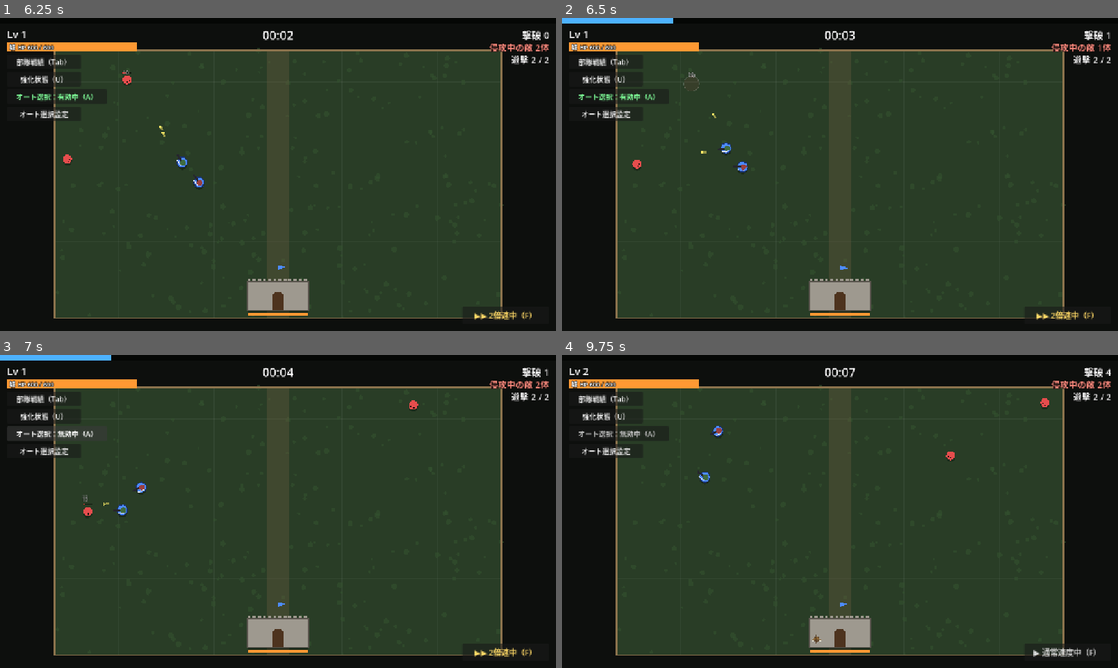
Above: before the commit, frames 1-4 (two rows, left to right).
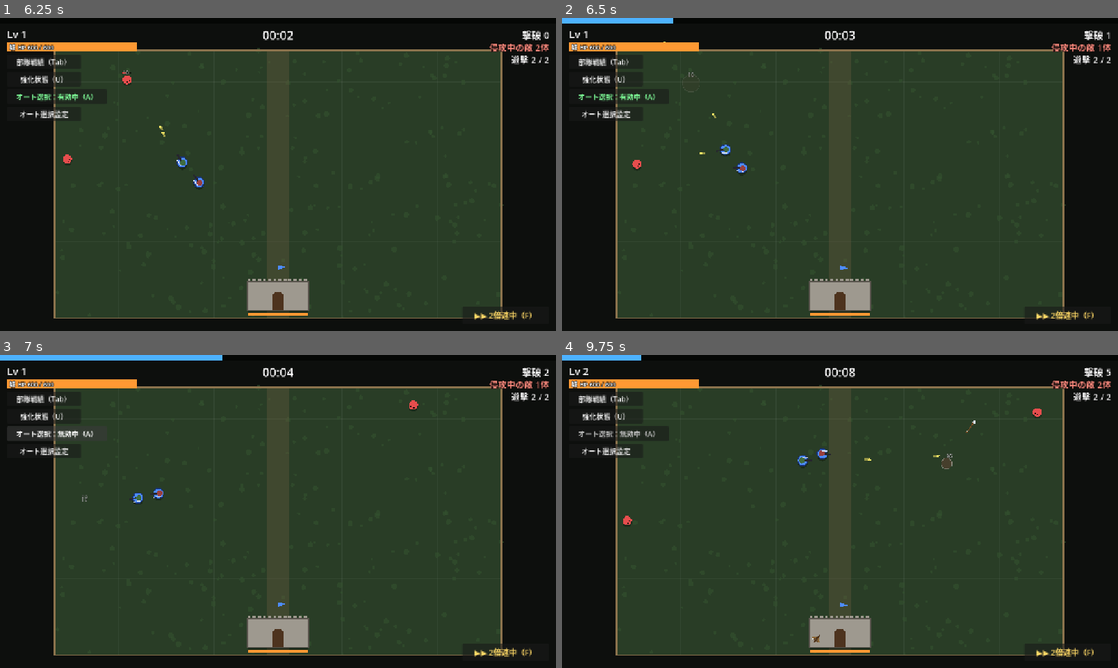
Above: after the commit, the same moments.

Repository: sukepuu/vgnfhusi4v3128904cmtu31
Game: Godot game, scene res://scenes/main.tscn
The game is run twice, just before and just after one commit, with the same random seed, the same clock (stepped at 60 frames per second) and the same inputs.
Inputs:
- Up to frame 1 (6.25 s): click "部隊戦績（Tab）" at 0.5 s; click "強化状態（U）" at 1.25 s; click "オート選択：無効中（A）" at 2 s; click "オート選択設定" at 2.75 s; click "▶ 通常速度中（F）" at 3.5 s; click "閉じる（Tab）" at 4.25 s; tap Enter at 5 s; tap R at 5.1 s; hold A from 5.78 s (still down); tap F at 5.85 s
- Up to frame 2 (6.5 s): keep holding A
- Up to frame 3 (7 s): release A at 6.5 s; click "オート選択：有効中（A）" at 6.5 s
- Up to frame 4 (9.75 s): tap 1 at 7.35 s; click "▶▶ 2倍速中（F）" at 8 s; click "[1] 【城】バリスタ (NEW!) 城にバリスタを設置。…" at 8.75 s; tap 2 at 9.6 s

Frame 1 is identical in both runs. In frame 2, 0.1% of the frame differs, in the area x 18-34%, y 7-50%; in frame 3, 0.6%; in frame 4, 1.0%, in the area x 0-99%, y 0-97%.

Commit message:
Enemy HP stays x1 until spawn rate caps, then grows +3.5 per minute
Co-Authored-By: Claude Opus 5.5 <noreply@anthropic.com>
Claude-Session: https://claude.ai/code/session_011NyugcHQ7VLrKVd7aaRyr2

Diff:
--- a/auto_soldier/scripts/main.gd
+++ b/auto_soldier/scripts/main.gd
@@ -532,7 +532,7 @@
 
 func _update_spawning(delta: float) -> void:
 	# 時間とともに出現ペースが上がる
-	var rate := minf(0.8 + elapsed * 0.018, 11.0)
+	var rate := minf(SPAWN_BASE + elapsed * SPAWN_GROWTH, SPAWN_MAX)
 	_spawn_acc += rate * delta
 	while _spawn_acc >= 1.0:
 		_spawn_acc -= 1.0
@@ -625,13 +625,20 @@
 	return Vector2(MAP_RECT.end.x - m, y)
 
 
-## 敵のHP倍率が1分ごとに増える量（増え方はずっと一定）
-const HP_PER_MIN := 2.1
-
-
-## 敵のHP倍率。時間に比例して一定のペースで上がる（1分ごとに +HP_PER_MIN）
+## 敵の出現ペース（1秒に何体）：SPAWN_BASE から毎秒 SPAWN_GROWTH ずつ増え、SPAWN_MAX で頭打ち
+const SPAWN_BASE := 0.8
+const SPAWN_GROWTH := 0.018
+const SPAWN_MAX := 11.0
+## 出現ペースが上限になる時刻（秒）。約9分27秒
+const SPAWN_CAP_TIME := (SPAWN_MAX - SPAWN_BASE) / SPAWN_GROWTH
+## 上限になったあと、敵のHP倍率が1分ごとに増える量（増え方はずっと一定）
+const HP_PER_MIN := 3.5
+
+
+## 敵のHP倍率。出現ペースが上限になるまでは1倍のまま（数が増えるだけ）。
+## 上限になったら、そこから1分ごとに +HP_PER_MIN ずつ一定のペースで上がる
 func _hp_mult() -> float:
-	return 1.0 + HP_PER_MIN * elapsed / 60.0
+	return 1.0 + HP_PER_MIN * maxf(0.0, elapsed - SPAWN_CAP_TIME) / 60.0
 
 
 func _spawn_enemy(kind: String, pos: Vector2) -> void:
Not shown, changed: auto_soldier/README.md
